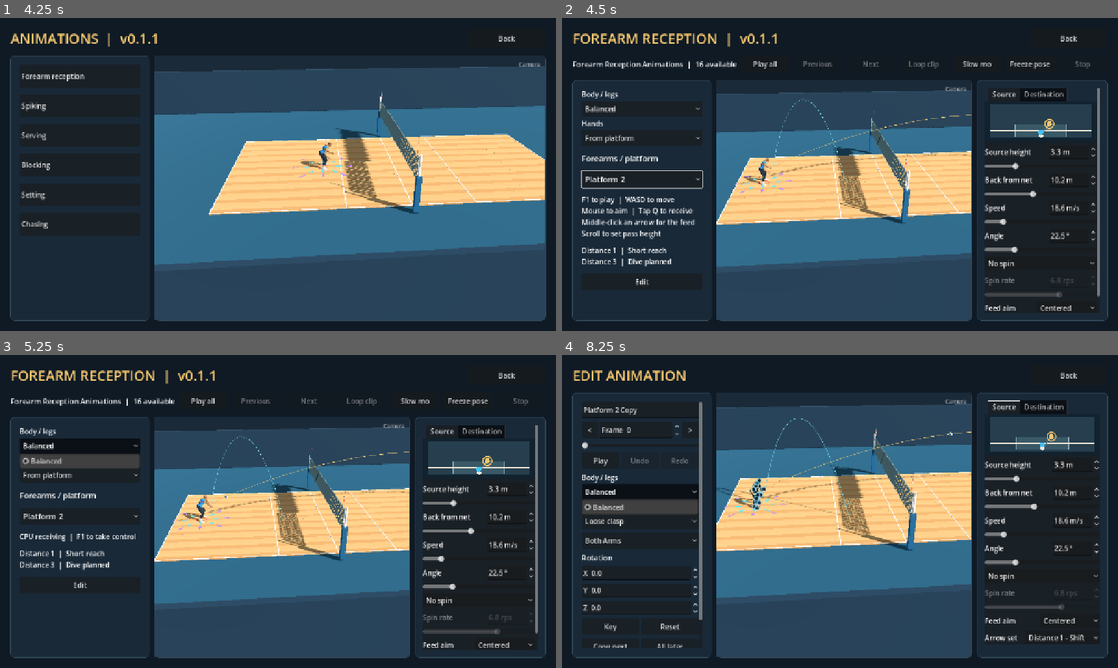
Above: before the commit, frames 1-4 (two rows, left to right).
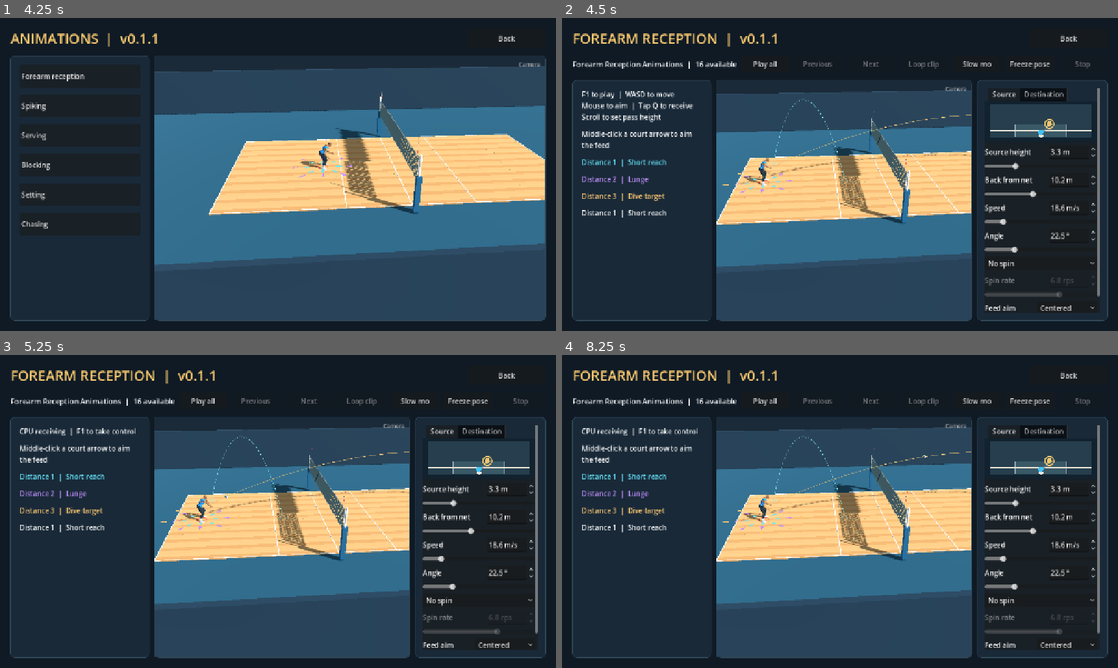
Above: after the commit, the same moments.

Repository: foreandr/volleyball
Game: Godot game, scene res://scenes/main.tscn
Two runs of this game, one before a commit and one after it. Both use one fixed random seed, a clock stepped at 60 frames per second and the inputs below.
Inputs (mouse positions are in pixels of both pictures, inside the frame that each line leads up to):
- Up to frame 1 (4.25 s): click "Story" at 0.5 s; click "New" at 1.25 s; click "Back" at 2 s; click "New" at 2.75 s; click "Save" at 3.5 s
- Up to frame 2 (4.5 s): click "Forearm reception" at 4.25 s
- Up to frame 3 (5.25 s): click (77, 445) at 5 s, where only the run before the commit has a clickable "Balanced"
- Up to frame 4 (8.25 s): click (639, 473) at 5.75 s, where only the run before the commit has a clickable "From platform"; click (639, 517) at 6.5 s, where only the run before the commit has a clickable "Platform 2"; click (639, 583) at 7.25 s, where only the run before the commit has a clickable "Edit"; click (639, 492) at 8 s, where only the run before the commit has a clickable "Balanced"

Frame 1 is identical in both runs. In frame 2, 3.2% of the frame differs, in the area x 3-43%, y 23-86%; in frame 3, 3.7%; in frame 4, 26%, in the area x 1-99%, y 4-95%.

Commit message:
Simplify the forearm reception screen and add dive targets

Diff:
--- a/scripts/animation_ball_preview.gd
+++ b/scripts/animation_ball_preview.gd
@@ -229,7 +229,7 @@
 		if practice_mode:
 			var direction: Vector3 = aim_point-actor.global_position
 			direction.y = 0.0
-			var reach := 0.42 if arrows.selected_distance == 1 else 0.85
+			var reach: float = [0.42,0.85,1.42][arrows.selected_distance-1]
 			aim_point = impact_point+direction.normalized()*reach
 			if float(actor.get_meta("feed_settings",{}).get("source_height",0.0)) >= 4.6:
 				aim_point.y += 0.36
--- a/scripts/pass_angle_control.gd
+++ b/scripts/pass_angle_control.gd
@@ -18,6 +18,7 @@
 var float_field: SpinBox
 var reach_picker: OptionButton
 var arrow_set_picker: OptionButton
+var allow_dive := false
 var source_pad: Control
 var height_field: SpinBox
 var back_field: SpinBox
@@ -93,8 +94,9 @@
 	arrow_set_picker = OptionButton.new()
 	arrow_set_picker.add_item("Distance 1 - Shift")
 	arrow_set_picker.add_item("Distance 2 - Lunge")
-	arrow_set_picker.select(clampi(StorySession.receive_distance_tier-1,0,1))
-	arrow_set_picker.tooltip_text = "Middle-click an inner or outer arrow on the court"
+	if allow_dive: arrow_set_picker.add_item("Distance 3 - Dive")
+	arrow_set_picker.select(clampi(StorySession.receive_distance_tier-1,0,arrow_set_picker.item_count-1))
+	arrow_set_picker.tooltip_text = "Middle-click an arrow on the court"
 	arrow_row.add_child(arrow_set_picker)
 	arrow_set_picker.item_selected.connect(func(_index): feed_aim_changed.emit())
 	build_host = destination_panel
--- a/scripts/player_direction_arrows.gd
+++ b/scripts/player_direction_arrows.gd
@@ -4,8 +4,15 @@
 const SIDE_LANDING_RADIUS := 0.55
 const LONG_LANDING_RADIUS := 1.55
 const LONG_SIDE_RADIUS := 1.10
+const DIVE_RADIUS := 2.22
+const DIVE_SIDE_RADIUS := 1.72
 var selected := 0
 var selected_distance := 1
+var show_dive_ring := false:
+	set(value):
+		if value == show_dive_ring: return
+		show_dive_ring = value
+		rebuild()
 
 func _ready() -> void:
 	name = "DirectionArrows"
@@ -23,7 +30,7 @@
 	if point.length() <= 0.27: return Vector2i(0,selected_distance)
 	var closest := Vector2i(-1,1)
 	var best := 0.25
-	for distance in [1,2]:
+	for distance in range(1,4 if show_dive_ring else 3):
 		for index in range(1,9):
 			var center := arrow_center(index,distance)
 			var candidate := point.distance_to(Vector2(center.x,center.z))
@@ -39,6 +46,7 @@
 	var side := index in [3,7]
 	var radius := SIDE_LANDING_RADIUS if side else LANDING_RADIUS
 	if distance == 2: radius = LONG_SIDE_RADIUS if side else LONG_LANDING_RADIUS
+	if distance == 3: radius = DIVE_SIDE_RADIUS if side else DIVE_RADIUS
 	return direction(index)*radius
 
 func direction(index: int) -> Vector3:
@@ -52,9 +60,9 @@
 	material.cull_mode = BaseMaterial3D.CULL_DISABLED
 	material.vertex_color_use_as_albedo = true
 	surface.surface_begin(Mesh.PRIMITIVE_TRIANGLES,material)
-	for distance in [1,2]:
+	for distance in range(1,4 if show_dive_ring else 3):
 		for index in range(1,9):
-			var color := Color("67e8ff") if distance == 1 else Color("c291ff")
+			var color: Color = [Color("67e8ff"),Color("c291ff"),Color("ffca72")][distance-1]
 			if index == selected and distance == selected_distance: color = Color("ff4848")
 			surface.surface_set_color(color)
 			var forward := direction(index)
--- a/scripts/story_animations.gd
+++ b/scripts/story_animations.gd
@@ -39,12 +39,6 @@
 var distance_status: Label
 var timing_meter: Control
 var reception_review: HBoxContainer
-var reception_controls: VBoxContainer
-var replace_body_layer := false
-var recipe_poll := 0.0
-var recipe_signature := 0
-var recipe_revision := -1
-var body_recipe_text := FileAccess.get_file_as_string("res://assets/animation_recipes/reception_bodies.json")
 
 func _ready() -> void:
 	process_priority = 10
@@ -72,6 +66,7 @@
 		if MOVE_TYPES.has(destination.category):
 			type_indices[destination.category] = MOVE_TYPES[destination.category].find(destination.type)
 			select_category(destination.category)
+			if not is_instance_valid(animation_list): return
 			for index in animation_list.item_count:
 				if animation_list.get_item_metadata(index).id == destination.get("id",""):
 					animation_list.select(index)
@@ -92,6 +87,7 @@
 
 func build_ball_controls(host: VBoxContainer) -> void:
 	angle_control = preload("res://scripts/pass_angle_control.gd").new()
+	angle_control.allow_dive = true
 	host.add_child(angle_control)
 	angle_control.angle_requested.connect(apply_output_angle)
 	angle_control.feed_aim_changed.connect(update_feed_aim)
@@ -121,7 +117,6 @@
 	for child in content.get_children():
 		content.remove_child(child)
 		child.queue_free()
-	reception_controls = null
 	drill_status = null
 	distance_status = null
 	animation_list = null
@@ -141,6 +136,7 @@
 	if is_instance_valid(ball_preview): ball_preview.stop()
 	if is_instance_valid(preview_player): preview_player.play_action("idle")
 	selected_category = ""
+	if is_instance_valid(preview_player): preview_player.get_node("DirectionArrows").show_dive_ring = false
 	clear_content()
 	set_title("ANIMATIONS")
 	category_buttons.clear()
@@ -158,6 +154,7 @@
 	reception_review.stop(false)
 	reception_review.visible = category == "Forearm reception"
 	selected_category = category
+	preview_player.get_node("DirectionArrows").show_dive_ring = category == "Forearm reception"
 	clear_content()
 	set_title(category.to_upper())
 	var row := HBoxContainer.new()
@@ -181,35 +178,36 @@
 	next.custom_minimum_size = Vector2(52,44)
 	next.size_flags_horizontal = Control.SIZE_SHRINK_END
 	row.add_child(next)
-	if category=="Forearm reception":
-		reception_controls = preload("res://scripts/reception_controls.gd").new()
-		content.add_child(reception_controls)
-		reception_controls.changed.connect(func(part):
-			if part=="body": replace_body_layer = true
-			apply_output_angle(angle_control.requested))
-		content.add_child(label("Forearms / platform",18))
 	if category == "Forearm reception":
-		var platforms := OptionButton.new()
-		platforms.name = "PlatformPicker"
-		platforms.custom_minimum_size.y = 38
-		animation_list = platforms
-	else:
-		var list := ItemList.new()
-		list.name = "AnimationList"
-		list.allow_reselect = true
-		list.item_activated.connect(open_editor)
-		list.size_flags_vertical = Control.SIZE_EXPAND_FILL
-		animation_list = list
+		drill_status = label("F1 to play  |  WASD to move
+Mouse to aim  |  Tap Q to receive
+Scroll to set pass height",16)
+		drill_status.autowrap_mode = TextServer.AUTOWRAP_WORD_SMART
+		content.add_child(drill_status)
+		var arrow_hint := label("Middle-click a court arrow to aim the feed",16)
+		arrow_hint.autowrap_mode = TextServer.AUTOWRAP_WORD_SMART
+		content.add_child(arrow_hint)
+		var arrow_labels := ["Distance 1  |  Short reach","Distance 2  |  Lunge","Distance 3  |  Dive target"]
+		var arrow_colors := [Color("67e8ff"),Color("c291ff"),Color("ffca72")]
+		for index in arrow_labels.size():
+			var legend := label(arrow_labels[index],16)
+			legend.add_theme_color_override("font_color",arrow_colors[index])
+			content.add_child(legend)
+		distance_status = label("",16)
+		distance_status.autowrap_mode = TextServer.AUTOWRAP_WORD_SMART
+		content.add_child(distance_status)
+		refresh_type()
+		preview.grab_focus()
+		return
+	var list := ItemList.new()
+	list.name = "AnimationList"
+	list.allow_reselect = true
+	list.item_activated.connect(open_editor)
+	list.size_flags_vertical = Control.SIZE_EXPAND_FILL
+	animation_list = list
 	animation_list.add_theme_font_size_override("font_size",18)
 	animation_list.item_selected.connect(preview_animation)
 	content.add_child(animation_list)
-	if category == "Forearm reception":
-		drill_status = label("F1 to play  |  WASD to move\nMouse to aim  |  Tap Q to receive\nMiddle-click an arrow for the feed\nScroll to set pass height",16)
-		drill_status.autowrap_mode = TextServer.AUTOWRAP_WORD_SMART
-		content.add_child(drill_status)
-		distance_status = label("Distance 1  |  Short reach\nDistance 2  |  Lunge or high reach\nDistance 3  |  Dive planned",16)
-		distance_status.autowrap_mode = TextServer.AUTOWRAP_WORD_SMART
-		content.add_child(distance_status)
 	edit_button = button("Edit",open_editor)
 	edit_button.name = "EditAnimation"
 	content.add_child(edit_button)
@@ -224,40 +222,42 @@
 	right_panel.hide()
 	angle_control.hide()
 	type_label.text = current_type()
+	selected_entry.clear()
+	if selected_category == "Forearm reception":
+		for entry in Catalog.entries(selected_category,current_type()):
+			if entry.id == "straight_pass_02":
+				preview_entry(entry)
+				return
+		if is_instance_valid(ball_preview): ball_preview.stop()
+		return
 	animation_list.clear()
-	selected_entry.clear()
 	if is_instance_valid(edit_button): edit_button.disabled = true
 	for entry in Catalog.entries(selected_category,current_type()):
 		var index: int = animation_list.item_count
 		animation_list.add_item(entry.name)
 		animation_list.set_item_metadata(index,entry)
 	if animation_list.item_count > 0:
-		var initial := 0
-		if selected_category == "Forearm reception":
-			for index in animation_list.item_count:
-				if animation_list.get_item_metadata(index).id == "straight_pass_02":
-					initial = index
-					break
-		animation_list.select(initial)
-		preview_animation(initial)
+		animation_list.select(0)
+		preview_animation(0)
 	elif is_instance_valid(preview_player):
 		preview_player.play_action("idle")
 		if is_instance_valid(ball_preview): ball_preview.stop()
 
 func preview_animation(index: int) -> void:
+	if is_instance_valid(animation_list):
+		preview_entry(animation_list.get_item_metadata(index))
+
+func preview_entry(entry: Dictionary) -> void:
 	reception_review.stop(false)
 	if not is_instance_valid(preview_player): return
-	replace_body_layer = false
-	var entry: Dictionary = animation_list.get_item_metadata(index)
 	selected_entry = entry.duplicate(true)
 	if is_instance_valid(edit_button): edit_button.disabled = false
 	set_cpu_arrows_pinned(false)
 	angle_control.apply_setup(preview_player,selected_category == "Forearm reception")
-	if is_instance_valid(reception_controls): reception_controls.apply(preview_player)
+	if selected_category == "Forearm reception":
+		preview_player.set_meta("reception_options",{"body":"Balanced","hands":"From platform","replace_body":false})
 	source_clip = Catalog.load_clip(entry,preview_player)
 	if source_clip==null: return
-	recipe_signature = Catalog.Recipes.signature(str(entry.get("recipe","")))
-	recipe_revision = Catalog.Recipes.revision
 	trajectory_solver = preload("res://scripts/pass_trajectory_solver.gd").new(preview_player,source_clip)
 	render_clip = source_clip
 	if source_clip.has_meta("contact_time"):
@@ -271,7 +271,6 @@
 	timing_meter.reset_serve()
 	player_controls.clear_receive_transition()
 	ball_preview.configure(preview_player,render_clip)
-	if is_instance_valid(reception_controls): reception_controls.show_result(render_clip)
 	preview_clock = minf(0,ball_preview.contact_time-ball_preview.feed_duration)
 	preview_player.animator.play("custom_preview/clip",0)
 	preview_player.animator.advance(0)
@@ -285,7 +284,6 @@
 	if source_clip == null or not source_clip.has_meta("contact_time"): return
 	set_cpu_arrows_pinned(false)
 	angle_control.apply_setup(preview_player,selected_category == "Forearm reception")
-	if is_instance_valid(reception_controls): reception_controls.apply(preview_player,replace_body_layer)
 	StorySession.pass_output_angle = value
 	var result: Dictionary = trajectory_solver.solve(value,StorySession.pass_distance)
 	var last_contact_clock: float = ball_preview.last_time
@@ -299,7 +297,6 @@
 	timing_meter.reset_serve()
 	player_controls.clear_receive_transition()
 	ball_preview.configure(preview_player,render_clip)
-	if is_instance_valid(reception_controls): reception_controls.show_result(render_clip)
 	ball_preview.tick(preview_clock,false)
 	ball_preview.last_time = last_contact_clock
 	angle_control.pending = false
@@ -345,11 +342,6 @@
 	if reception_drill_active(): delta = reception_review.playback_delta(delta)
 	super._process(delta)
 	var in_control: bool = player_controls!=null and player_controls.active
-	if not in_control:
-		recipe_poll += delta
-		if recipe_poll>=0.4:
-			recipe_poll = 0
-			refresh_recipes()
 	if not is_instance_valid(ball_preview) or not ball_preview.active:
 		timing_meter.hide()
 		return
@@ -418,6 +410,7 @@
 
 func step_cpu_receive(previous: float, delta: float) -> void:
 	var arrows = preview_player.get_node("DirectionArrows")
+	if arrows.selected != 0 and arrows.selected_distance == 3: return
 	var short_back: bool = arrows.selected_distance == 1 and arrows.selected == 5
 	if not is_finite(cpu_receive_clock):
 		if arrows.selected != 0:
@@ -471,47 +464,16 @@
 
 func update_distance_status(in_control: bool) -> void:
 	var tier: int = player_controls.reach_tier if in_control else 1
+	var arrows = preview_player.get_node("DirectionArrows")
+	if not player_controls.active and arrows.selected != 0:
+		tier = arrows.selected_distance
 	var high: bool = player_controls.reach_height >= 0.20
 	if in_control and tier == 1 and ball_preview.practice_grade == BallPreview.Grade.WAITING:
 		var offset: Vector3 = ball_preview.practice_step_offset(preview_clock)
 		tier = ball_preview.practice_reach_tier(offset)
 		high = offset.y >= 0.20
-	var names := ["Short reach","High shoulder reach" if high else "Low lunge","Dive planned"]
+	var names := ["Short reach","High shoulder reach" if high else "Low lunge","Dive target (animation pending)"]
 	distance_status.text = "Distance %d  |  %s" % [tier,names[tier-1]]
-	if tier != 3: distance_status.text += "\nDistance 3  |  Dive planned"
-
-func refresh_recipes() -> void:
-	if selected_category!="Forearm reception" or selected_entry.is_empty(): return
-	Catalog.Recipes.refresh()
-	var body_path := "res://assets/animation_recipes/reception_bodies.json"
-	var text := FileAccess.get_file_as_string(body_path)
-	var body_changed := false
-	if text!=body_recipe_text:
-		var parser := JSON.new()
-		if parser.parse(text)==OK and parser.data is Dictionary:
-			preload("res://scripts/reception_layers.gd").BODIES = parser.data
-			body_recipe_text = text
-			body_changed = true
-	var id: String = selected_entry.id
-	if recipe_revision!=Catalog.Recipes.revision:
-		recipe_revision = Catalog.Recipes.revision
-		animation_list.clear()
-		for entry in Catalog.entries(selected_category,current_type()):
-			var index: int = animation_list.item_count
-			animation_list.add_item(entry.name)
-			animation_list.set_item_metadata(index,entry)
-			if entry.id==id:
-				animation_list.select(index)
-				selected_entry = entry.duplicate(true)
-	var signature := Catalog.Recipes.signature(str(selected_entry.get("recipe","")))
-	if signature==recipe_signature and not body_changed: return
-	var replacement := Catalog.load_clip(selected_entry,preview_player)
-	if replacement==null: return
-	source_clip = replacement
-	recipe_signature = signature
-	preload("res://scripts/pass_trajectory_solver.gd").cache.clear()
-	trajectory_solver = preload("res://scripts/pass_trajectory_solver.gd").new(preview_player,source_clip)
-	apply_output_angle(angle_control.requested)
 
 func aim_pass_at_mouse(screen_point: Vector2) -> void:
 	var point: Vector2 = setup_drag.screen_position(screen_point)
@@ -607,6 +569,7 @@
 	super.handle_preview_input(event)
 
 func open_editor(index := -1) -> void:
+	if selected_category == "Forearm reception": return
 	reception_review.stop(false)
 	if index >= 0: preview_animation(index)
 	if selected_entry.is_empty(): return
